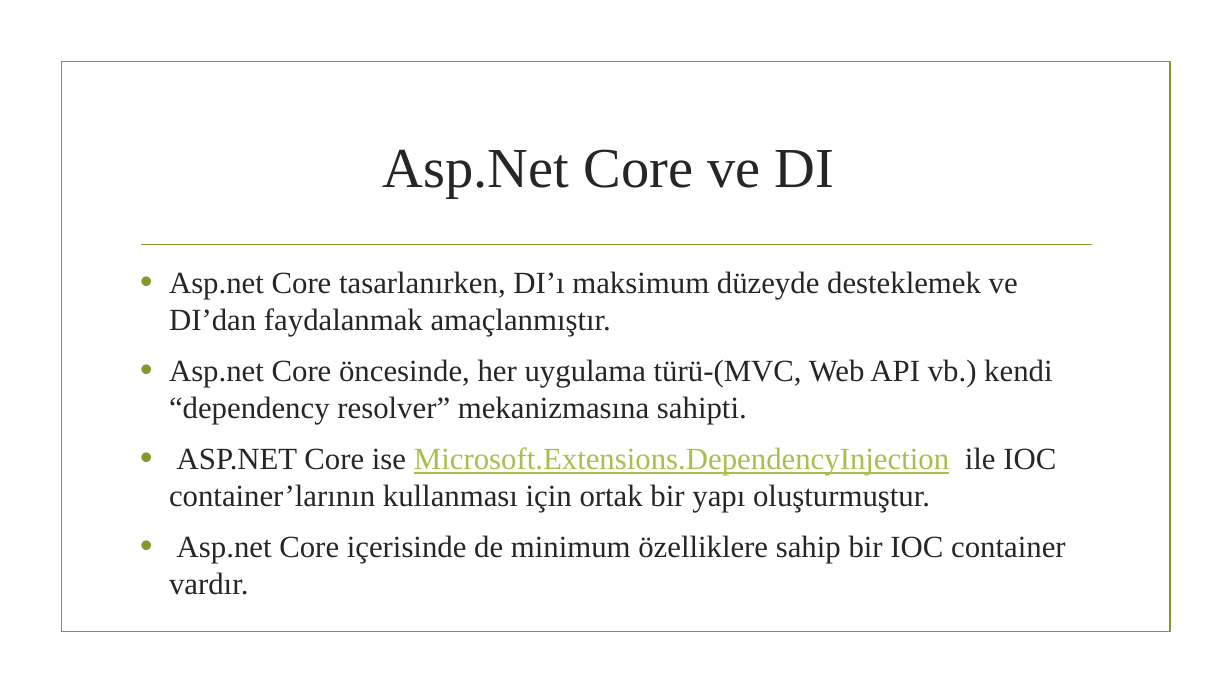
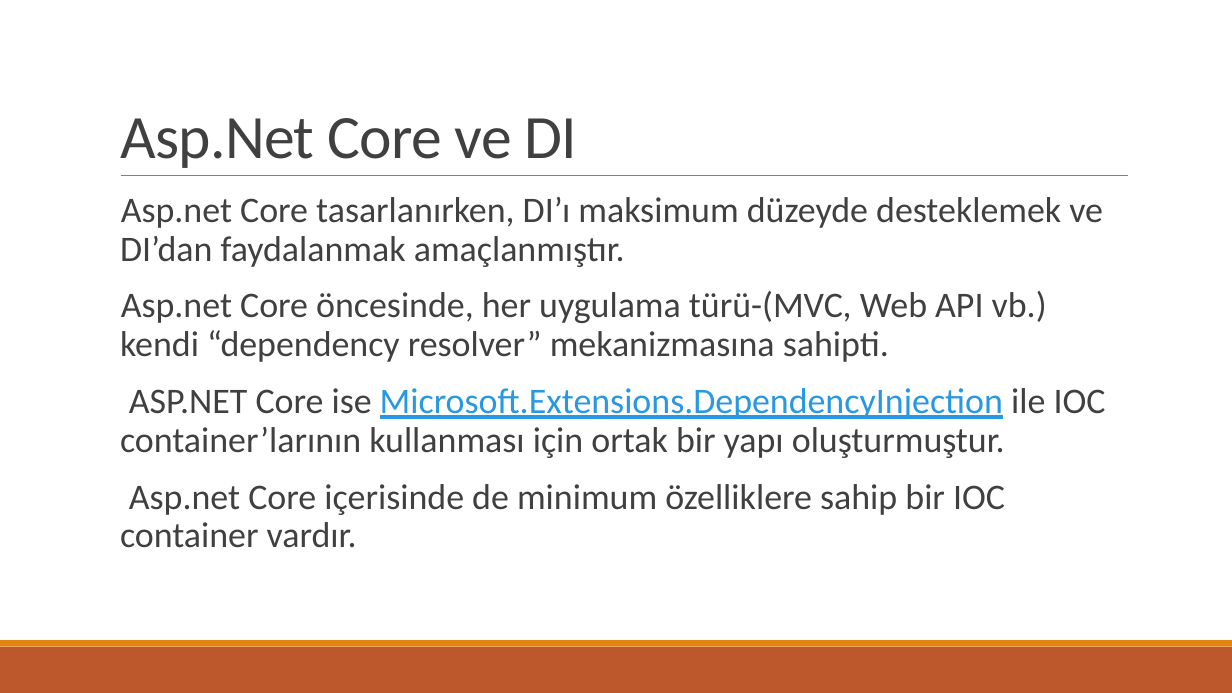
Before and after one commit to ozgurkaplan/MsMeetup20171025, a slide deck: slide 11 of Dependency Injection with net Core.pptx (slide 10 before the commit). Drawn at 1232x693 pixels with LibreOffice and Linux fonts; fonts in the diff are those of the drawing; background and template pictures are left out. Boxes give left, top, right and bottom in pixels: in the first picture for what was removed or moved away, otherwise in the second. Text is boxed around its words. In the diff, an @@ line names an element or a change of style, - is before the commit and + after.

```diff
--- a/Dependency Injection with net Core.pptx
+++ b/Dependency Injection with net Core.pptx
@@ title "Asp.Net Core ve DI": place and size @@
-title "Asp.Net Core ve DI" at (383,149,835,198)
+title "Asp.Net Core ve DI" at (120,118,577,168)
@@ title "Asp.Net Core ve DI" at (120,118,577,168): size 44 to 48 pt, font Times New Roman to Calibri, text colour #262626 to #404040, letter spacing 0 to -0.5 pt; alignment centre to left; line spacing 1 to 0.85; vertical alignment middle to bottom @@
@@ rectangle removed at (61,62,1170,632) @@
@@ line moved from (141, 245) - (1092, 245) to (121, 176) - (1128, 176) @@
@@ line (121, 176) - (1128, 176): stroke #83992A 1.25 pt to #808080 0.5 pt @@
@@ text "Asp.net Core tasarlanırken, DI’ı maksimum ...": place and size @@
-text "Asp.net Core tasarlanırken, DI’ı maksimum ..." at (169,271,1066,595)
+text "Asp.net Core tasarlanırken, DI’ı maksimum ..." at (120,197,1106,548)
@@ text "Asp.net Core tasarlanırken, DI’ı maksimum ..." at (120,197,1106,548): size 24 to 28 pt, font Times New Roman to Calibri; text colour #262626 to #404040 in "Asp.net Core tasarlanırken, DI’ı maksimum düzeyde destekleme ...", "Asp.net Core öncesinde, her uygulama türü-(MVC, Web ...", "ASP.NET Core ise ile IOC container’larının kullanması ...", "Asp.net Core içerisinde de minimum özelliklere sahip ..."; text colour #A8BF4D to #2998E3 in "Microsoft.Extensions.DependencyInjection"; bullet • to  ; line spacing 1 to 0.9; more space between paragraphs; bullet colour #83992A to #E48312 @@
@@ rectangle added at (0,647,1232,693), fill #BD582C @@
@@ rectangle added at (0,640,1232,647), fill #E48312 @@
```
Also in this commit, not shown: 10 other slides changed, 4 slides added, 2 other files.
